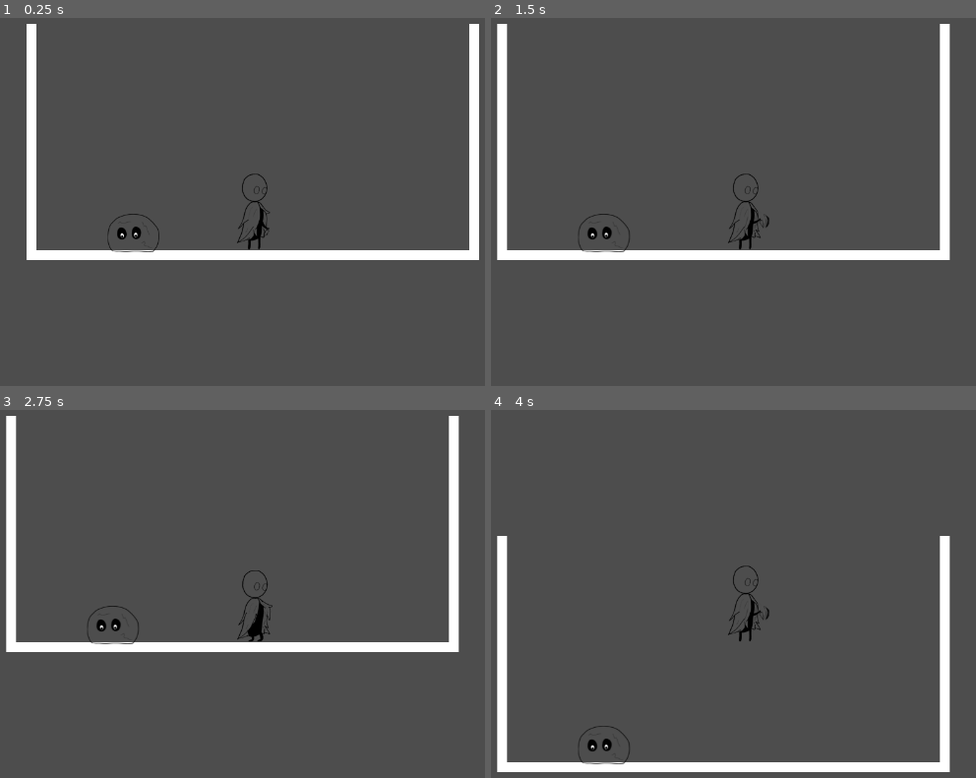
Above: before the commit, frames 1-4 (two rows, left to right).
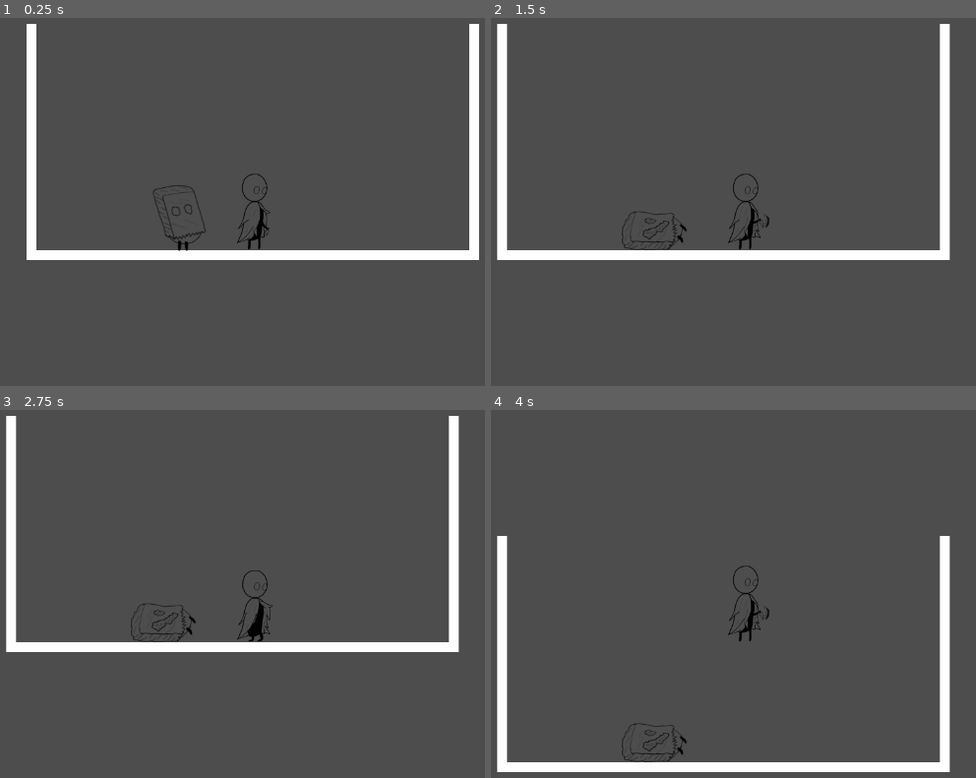
Above: after the commit, the same moments.

Repository: koliashwin/No-One-Will-Know
Game: Godot game, scene res://scenes/world.tscn
Same seed, same stepped clock (60 frames per second), same inputs: the game is played once before the commit and once after it.
Inputs:
- Up to frame 1 (0.25 s): no input
- Up to frame 2 (1.5 s): hold D (move_right) from 0.53 s (still down); tap I (ability) at 0.6 s; tap Space (jump) at 0.77 s; tap J (attack) at 0.8, 1.35 s
- Up to frame 3 (2.75 s): tap Space (jump) at 1.52 s; tap I (ability) at 1.55, 2.1 s; release D (move_right) at 2.03 s; hold A (move_left) from 2.03 s (still down); tap J (attack) at 2.3 s
- Up to frame 4 (4 s): release A (move_left) at 2.78 s; hold D (move_right) from 2.78 s (still down); tap J (attack) at 2.85, 3.8 s; tap Space (jump) at 3.02, 3.77 s; tap I (ability) at 3.05, 3.6 s

The runs differ from the first frame. In frame 1, 0.4% of the frame differs, in the area x 22-43%, y 45-64%; in frame 2, 0.4%; in frame 3, 0.4%; in frame 4, 0.4%.

Commit message:
Script Added| Enemy(Sack_guy): patrol, chase, attack(dummy), death(dummy), animation logic

Diff:
--- /dev/null
+++ b/scenes/sack_guy.tscn
@@ -0,0 +1,120 @@
+[gd_scene load_steps=16 format=3 uid="uid://cjncoyoyugtke"]
+
+[ext_resource type="Texture2D" uid="uid://c8547gglsuusm" path="res://assets/enemies/sack_guy/sack_guy_attack_pos0030.png" id="1_pik4c"]
+[ext_resource type="Script" path="res://scripts/enemies/sack_guy.gd" id="1_qxi4f"]
+[ext_resource type="Texture2D" uid="uid://bahxfftqy7kd0" path="res://assets/enemies/sack_guy/sack_guy_attack_pos0033.png" id="2_gc3y4"]
+[ext_resource type="Texture2D" uid="uid://dayuu4vf6ry2w" path="res://assets/enemies/sack_guy/sack_guy_death0015.png" id="3_yypae"]
+[ext_resource type="Texture2D" uid="uid://dkkkxq7nrnmq0" path="res://assets/enemies/sack_guy/sack_guy_death0018.png" id="4_o6p4j"]
+[ext_resource type="Texture2D" uid="uid://vkduwvali8un" path="res://assets/enemies/sack_guy/sack_guy_death0021.png" id="5_yd3x4"]
+[ext_resource type="Texture2D" uid="uid://c0505pc5uwppe" path="res://assets/enemies/sack_guy/sack_guy_death0024.png" id="6_mafo5"]
+[ext_resource type="Texture2D" uid="uid://gtwdvp825urh" path="res://assets/enemies/sack_guy/sack_guy_run0012.png" id="7_nqhoa"]
+[ext_resource type="Texture2D" uid="uid://bqfhqyhq8gtox" path="res://assets/enemies/sack_guy/sack_guy_run0003.png" id="8_u3crr"]
+[ext_resource type="Texture2D" uid="uid://drbpwkcns2pv5" path="res://assets/enemies/sack_guy/sack_guy_run0006.png" id="9_c0y8j"]
+[ext_resource type="Texture2D" uid="uid://coyga5fuujmxp" path="res://assets/enemies/sack_guy/sack_guy_run0009.png" id="10_usm40"]
+
+[sub_resource type="SpriteFrames" id="SpriteFrames_e8v70"]
+animations = [{
+"frames": [{
+"duration": 1.0,
+"texture": ExtResource("1_pik4c")
+}, {
+"duration": 1.0,
+"texture": ExtResource("2_gc3y4")
+}],
+"loop": false,
+"name": &"attack",
+"speed": 5.0
+}, {
+"frames": [{
+"duration": 1.0,
+"texture": ExtResource("3_yypae")
+}, {
+"duration": 1.0,
+"texture": ExtResource("4_o6p4j")
+}, {
+"duration": 1.0,
+"texture": ExtResource("5_yd3x4")
+}, {
+"duration": 1.0,
+"texture": ExtResource("6_mafo5")
+}],
+"loop": false,
+"name": &"death",
+"speed": 5.0
+}, {
+"frames": [{
+"duration": 1.0,
+"texture": ExtResource("6_mafo5")
+}],
+"loop": true,
+"name": &"died",
+"speed": 5.0
+}, {
+"frames": [{
+"duration": 1.0,
+"texture": ExtResource("7_nqhoa")
+}],
+"loop": true,
+"name": &"idle",
+"speed": 5.0
+}, {
+"frames": [{
+"duration": 1.0,
+"texture": ExtResource("8_u3crr")
+}, {
+"duration": 1.0,
+"texture": ExtResource("9_c0y8j")
+}, {
+"duration": 1.0,
+"texture": ExtResource("10_usm40")
+}, {
+"duration": 1.0,
+"texture": ExtResource("7_nqhoa")
+}],
+"loop": true,
+"name": &"run",
+"speed": 5.0
+}]
+
+[sub_resource type="RectangleShape2D" id="RectangleShape2D_jwja1"]
+size = Vector2(64, 104)
+
+[sub_resource type="SegmentShape2D" id="SegmentShape2D_8mq5f"]
+a = Vector2(-320, 0)
+b = Vector2(64, 0)
+
+[sub_resource type="SegmentShape2D" id="SegmentShape2D_15bnl"]
+b = Vector2(-96, 0)
+
+[node name="sack_guy" type="CharacterBody2D"]
+collision_layer = 4
+script = ExtResource("1_qxi4f")
+
+[node name="AnimatedSprite2D" type="AnimatedSprite2D" parent="."]
+sprite_frames = SubResource("SpriteFrames_e8v70")
+animation = &"died"
+autoplay = "idle"
+
+[node name="CollisionShape2D" type="CollisionShape2D" parent="."]
+shape = SubResource("RectangleShape2D_jwja1")
+
+[node name="DetectionRange" type="Area2D" parent="."]
+collision_layer = 4
+collision_mask = 2
+
+[node name="CollisionShape2D" type="CollisionShape2D" parent="DetectionRange"]
+position = Vector2(0, -16)
+shape = SubResource("SegmentShape2D_8mq5f")
+
+[node name="AttackRange" type="Area2D" parent="."]
+collision_layer = 4
+collision_mask = 2
+
+[node name="CollisionShape2D" type="CollisionShape2D" parent="AttackRange"]
+shape = SubResource("SegmentShape2D_15bnl")
+
+[connection signal="animation_finished" from="AnimatedSprite2D" to="." method="_on_animated_sprite_2d_animation_finished"]
+[connection signal="body_entered" from="DetectionRange" to="." method="_on_detection_range_body_entered"]
+[connection signal="body_exited" from="DetectionRange" to="." method="_on_detection_range_body_exited"]
+[connection signal="body_entered" from="AttackRange" to="." method="_on_attack_range_body_entered"]
+[connection signal="body_exited" from="AttackRange" to="." method="_on_attack_range_body_exited"]
--- a/scenes/world.tscn
+++ b/scenes/world.tscn
@@ -1,7 +1,7 @@
 [gd_scene load_steps=6 format=3 uid="uid://wes2gq2lgo3l"]
 
 [ext_resource type="PackedScene" uid="uid://dqbd4s0emok4i" path="res://scenes/player.tscn" id="1_41ysu"]
-[ext_resource type="PackedScene" uid="uid://dlm3mdmcnwnyj" path="res://scenes/slime.tscn" id="2_phduu"]
+[ext_resource type="PackedScene" uid="uid://cjncoyoyugtke" path="res://scenes/sack_guy.tscn" id="2_ftp6r"]
 
 [sub_resource type="QuadMesh" id="QuadMesh_raiqf"]
 
@@ -51,5 +51,5 @@
 [node name="CollisionShape2D" type="CollisionShape2D" parent="platform3"]
 shape = SubResource("RectangleShape2D_eetvx")
 
-[node name="slime" parent="." instance=ExtResource("2_phduu")]
-position = Vector2(-34, 135)
+[node name="sack_guy" parent="." instance=ExtResource("2_ftp6r")]
+position = Vector2(0, 107)
--- /dev/null
+++ b/scripts/enemies/sack_guy.gd
@@ -0,0 +1,160 @@
+extends CharacterBody2D
+# Sack_Guy Script(enemy)
+#declare export variables(repeated var)
+@export var speed: float = 200
+@export var gravity: float = 100
+@export var patrol_dist: int = 128
+
+#import the required nodes
+@onready var sack_guy_sprite: AnimatedSprite2D = $AnimatedSprite2D
+@onready var sack_guy_detection_range: Area2D = $DetectionRange
+@onready var sack_guy_attack_range: Area2D = $AttackRange
+
+# reference and condition variables(repeated var)
+var player_node: Node2D
+var player_detected: bool = false
+var is_attacking: bool = false
+var is_dying: bool = false
+var is_dead: bool = false
+var is_patrolling: bool = true
+var is_chasing: bool = true
+
+var patrol_start_pos: Vector2
+var patrol_end_pos: Vector2
+var patrol_direction: int = 1
+var patrol_timer: float = 0
+var delay_at_end: float = 0.5
+
+func _ready() -> void:
+	patrol_start_pos = global_position
+	patrol_end_pos = global_position + Vector2(patrol_dist, 0)
+
+func _physics_process(delta: float) -> void:
+	enemy_state(delta)
+	apply_gravity(gravity, 900)
+	flip_character_node()
+	death()
+
+	update_animation()
+	move_and_slide()
+
+# function to manage various state conditions
+func enemy_state(delta: float) -> void:
+	if player_detected:
+		is_patrolling = false
+		if is_attacking:
+			attack()
+		elif is_chasing:
+			run(player_node.position,1, 1.2)
+	elif is_patrolling:
+		patrol(delta)
+
+#repeated function from other script
+func apply_gravity(gravity: float, max_fall_speed: float) -> void:
+	#function to handle gravity applied on the player
+	if !is_on_floor() and velocity.y <= max_fall_speed:
+		velocity.y += gravity
+
+#repeated function
+func run(
+	player_position: Vector2,		#player co-ordinates
+	run_direction: int = 1, 		#use 1 to run towards player and -1 to run away from player
+	speed_multiplier: float = 1.5
+	) -> void:
+
+	var direction: Vector2 = (player_position - global_position).normalized()
+	velocity.x = direction.x * speed * speed_multiplier * run_direction
+
+# logic for patrolling between 2 points
+func patrol(delta: float, speed_multiplier: float = 0.5) -> void:
+	if patrol_timer > 0:
+		patrol_timer -= delta
+		velocity.x = 0
+		return
+
+	var target_pos: Vector2 = patrol_end_pos if patrol_direction == 1 else patrol_start_pos
+
+	if global_position.distance_to(target_pos) < 5:
+		patrol_direction *= -1
+		patrol_timer = delay_at_end
+
+	var diraction: Vector2 = (target_pos - global_position).normalized()
+	velocity.x = diraction.x * speed * speed_multiplier
+
+func attack() -> void:
+	is_attacking = true
+	# attack logic goes here
+
+func death() -> void:
+	#dummy logic to test the death animation
+	if Input.is_action_just_pressed("ability") and !is_dying:
+		is_dying = true
+
+#repeated function
+func flip_character_node():
+	#logic to flip whole parent node along with collisoin shape and area2d nodes
+	if velocity.x < 0:
+		sack_guy_sprite.flip_h = false
+		sack_guy_detection_range.scale.x = 1
+		sack_guy_attack_range.scale.x = 1
+	elif velocity.x > 0:
+		sack_guy_sprite.flip_h = true
+		sack_guy_detection_range.scale.x = -1
+		sack_guy_attack_range.scale.x = -1
+
+func update_animation() -> void:
+	# this condition check for the priority animations and exits the update cycle early on if required
+	if is_attacking or is_dying or is_dead:			# check variour flags to update animation accourdingly
+		velocity.x = 0
+		if is_dead:
+			sack_guy_sprite.play('died')
+		else:
+			if is_attacking:
+				sack_guy_sprite.play('attack')
+			elif is_dying:
+				sack_guy_sprite.play('death')
+		return
+
+	#standred animations
+	if is_on_floor():
+		if velocity.x == 0:
+			sack_guy_sprite.play("idle")
+		else:
+			sack_guy_sprite.play('run')
+
+#chase/run awaw setup when player enters detection range
+func _on_detection_range_body_entered(body: Node2D) -> void:
+	if body.is_in_group('Player'):
+		player_node = body
+		player_detected = true
+		is_patrolling = false
+		is_chasing = true
+
+#chase/run awaw setup when player exits detection range
+func _on_detection_range_body_exited(body: Node2D) -> void:
+	if body.is_in_group('Player'):
+		player_node = null
+		player_detected = false
+		is_patrolling = true
+		is_chasing = false
+
+#function to handlel animation end flags
+func _on_animated_sprite_2d_animation_finished() -> void:
+	if sack_guy_sprite.animation == 'attack':
+		is_attacking = false
+	if sack_guy_sprite.animation == 'death':
+		is_dying = false
+		is_dead = true
+
+#attack setup when player enters attack range
+func _on_attack_range_body_entered(body: Node2D) -> void:
+	if body.is_in_group('Player'):
+		is_attacking = true
+		#sack_guy_detection_range.monitoring = false
+
+#attack setup when player exits attack range
+func _on_attack_range_body_exited(body: Node2D) -> void:
+	if body.is_in_group('Player'):
+		pass
+		#is_attacking = false
+		#sack_guy_detection_range.monitoring = true
Not shown, added: scenes/sac1665.tmp
